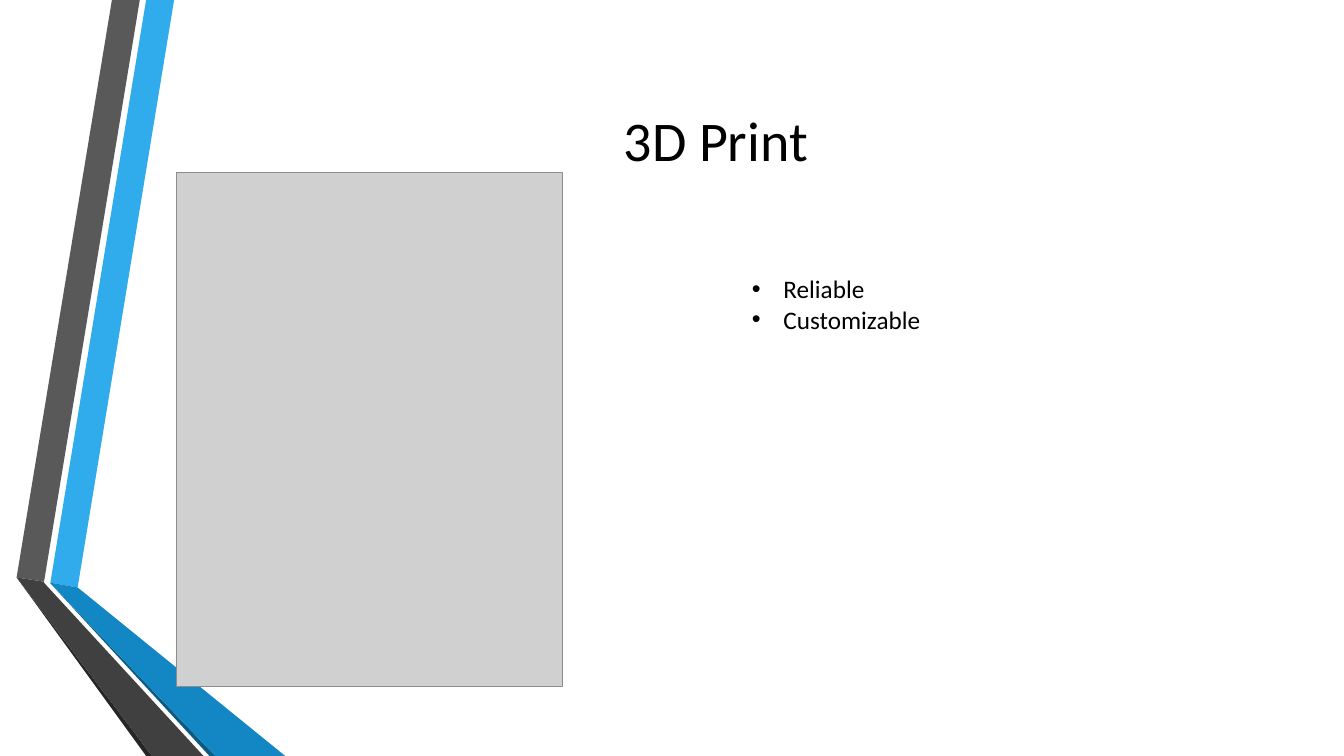
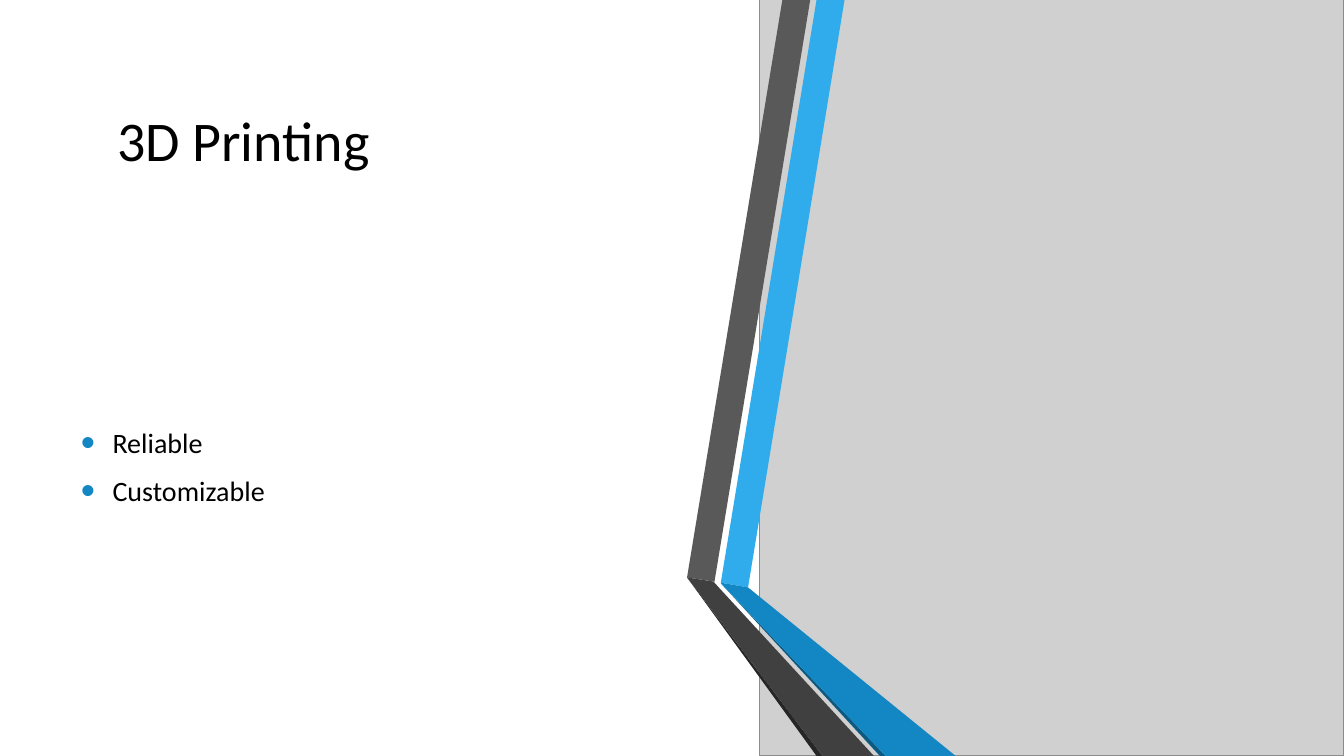
Before and after one commit to AWTZA/ELEX-4560-Project, a slide deck: slide 8 of Oral_Presentation.pptx (slide 7 before the commit). Drawn at 1344x756 pixels with LibreOffice and Linux fonts; fonts in the diff are those of the drawing; grey boxes stand for pictures; background and template pictures are left out. Boxes give left, top, right and bottom in pixels: in the first picture for what was removed or moved away, otherwise in the second. Text is boxed around its words. In the diff, an @@ line names an element or a change of style, - is before the commit and + after.

```diff
--- a/Oral_Presentation.pptx
+++ b/Oral_Presentation.pptx
@@ rectangle added at (0, 0, 1344, 756), fill #FFFFFF @@
@@ picture: place and size @@
-picture at (176, 172, 563, 688)
+picture at (760, 0, 1344, 756)
@@ title at (117, 122, 370, 171): text changed @@
-3D Print
+3D Printing
@@ text "Reliable": place and size @@
-text "Reliable" at (783, 280, 920, 330)
+text "Reliable" at (113, 433, 265, 502)
@@ text "Reliable" at (113, 433, 265, 502): size 18 to 20 pt; more space between paragraphs; vertical alignment top to middle @@
@@ group added at (688, 0, 956, 756): 6 freeform shapes @@
```
Also in this commit, not shown: 4 other slides changed, 4 slides added, 2 slides removed.
